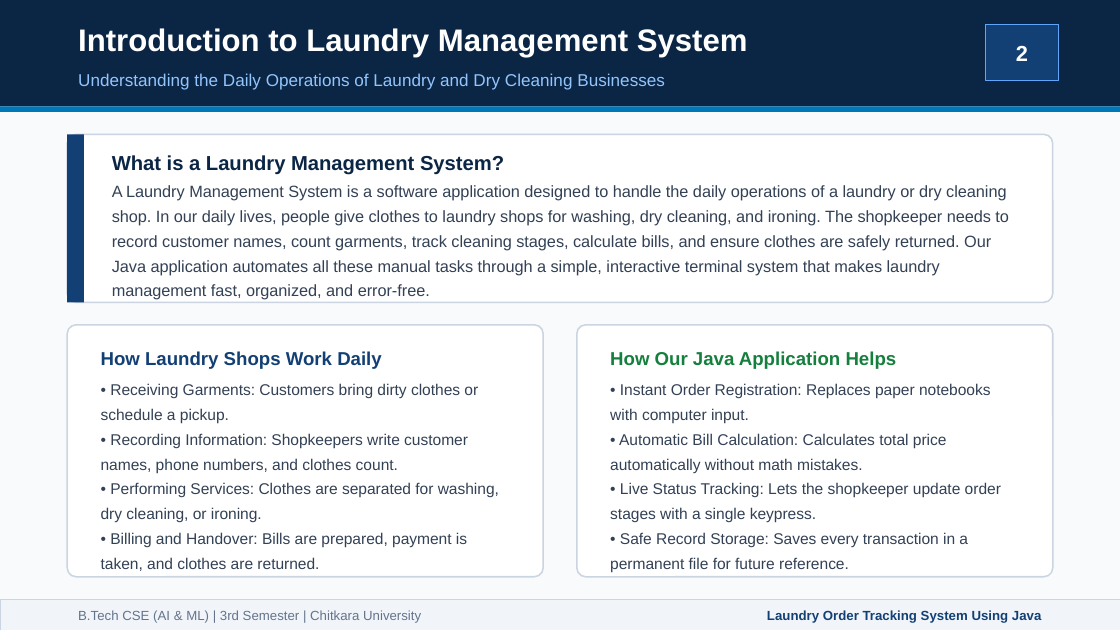
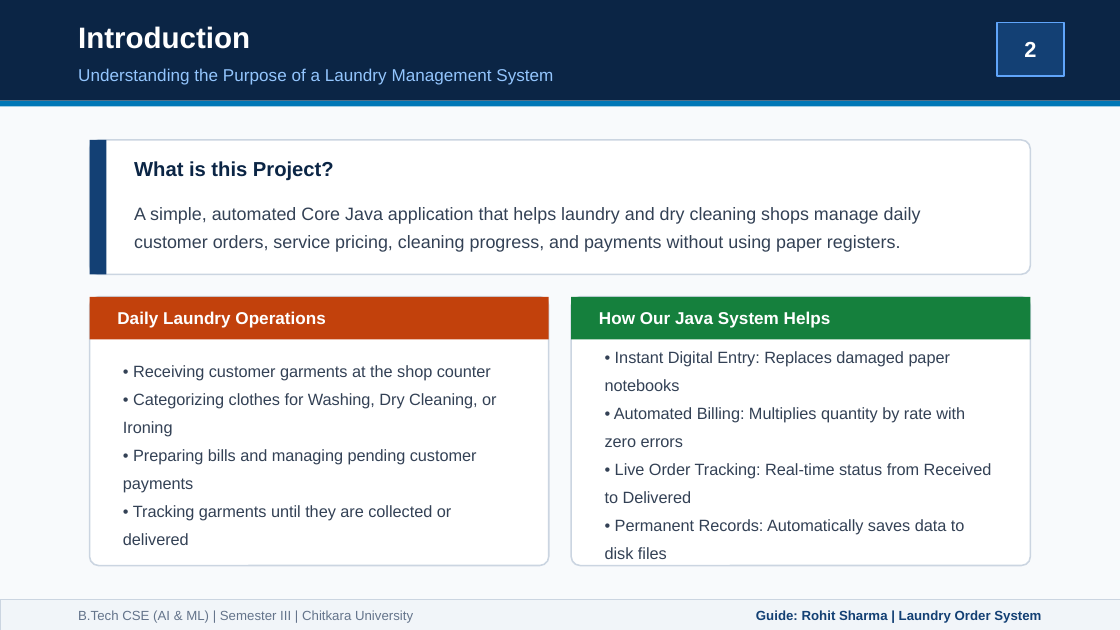
Before and after one commit to Tanmay-Arora19/Laundry-Management-System, a slide deck: slide 2 of Laundry_Management_System_Presentation.pptx. Drawn at 1120x630 pixels with LibreOffice and Linux fonts; fonts in the diff are those of the drawing. Boxes give left, top, right and bottom in pixels: in the first picture for what was removed or moved away, otherwise in the second. Text is boxed around its words. In the diff, an @@ line names an element or a change of style, - is before the commit and + after.

Commit message:
Compress presentation content, add exact team member details, and update faculty guide to Rohit Sharma

```diff
--- a/Laundry_Management_System_Presentation.pptx
+++ b/Laundry_Management_System_Presentation.pptx
@@ rectangle: place and size @@
-rectangle at (0, 0, 1120, 106)
+rectangle at (0, 0, 1120, 101)
@@ text at (78, 26, 250, 49): text changed; size 20 to 19 pt @@
-Introduction to Laundry Management System
+Introduction
@@ text "2": place and size @@
-text "2" at (1016, 45, 1028, 61)
+text "2" at (1024, 41, 1036, 57)
@@ rectangle: place and size @@
-rectangle at (986, 25, 1058, 81)
+rectangle at (997, 22, 1064, 76)
@@ text at (78, 68, 553, 85): text changed @@
-Understanding the Daily Operations of Laundry and Dry Cleaning Businesses
+Understanding the Purpose of a Laundry Management System
@@ rectangle: place and size @@
-rectangle at (0, 106, 1120, 112)
+rectangle at (0, 101, 1120, 106)
@@ rounded rectangle: place and size @@
-rounded rectangle at (67, 134, 1053, 302)
+rounded rectangle at (90, 140, 1030, 274)
@@ rectangle: place and size @@
-rectangle at (67, 134, 84, 302)
+rectangle at (90, 140, 106, 274)
@@ text at (134, 161, 334, 181): text changed @@
-What is a Laundry Management System?
+What is this Project?
@@ text at (134, 207, 921, 252): text changed; size 10.5 to 11.5 pt @@
-A Laundry Management System is a software application designed to handle the daily operations of a laundry or dry cleaning shop. In our daily lives, people give clothes to laundry shops for washing, dry cleaning, and ironing. The shopkeeper needs to record customer names, count garments, track cleaning stages, calculate bills, and ensure clothes are safely returned. Our Java application automates all these manual tasks through a simple, interactive terminal system that makes laundry management fast, organized, and error-free.
+A simple, automated Core Java application that helps laundry and dry cleaning shops manage daily customer orders, service pricing, cleaning progress, and payments without using paper registers.
@@ rounded rectangle: place and size @@
-rounded rectangle at (67, 325, 543, 577)
+rounded rectangle at (90, 297, 549, 566)
@@ rectangle added at (90, 297, 549, 339), fill #C2410C @@
@@ proportions changed in 3 elements at (90, 140, 1030, 274), (90, 297, 549, 566), (571, 297, 1030, 566) @@
@@ rounded rectangle: place and size @@
-rounded rectangle at (577, 325, 1053, 577)
+rounded rectangle at (571, 297, 1030, 566)
@@ rectangle added at (571, 297, 1030, 339), fill #15803D @@
@@ text added at (117, 311, 325, 328), 11 pt, text #FFFFFF, bold @@
+Daily Laundry Operations
@@ text at (599, 311, 831, 328): text changed; size 12 to 11 pt; text colour #15803D to #FFFFFF @@
-How Our Java Application Helps
+How Our Java System Helps
@@ text removed at (101, 351, 382, 369) @@
-How Laundry Shops Work Daily
@@ text added at (605, 351, 992, 559), 10.5 pt, text #334155 @@
+• Instant Digital Entry: Replaces damaged paper notebooks
+• Automated Billing: Multiplies quantity by rate with zero errors
+• Live Order Tracking: Real-time status from Received to Delivered
+• Permanent Records: Automatically saves data to disk files
@@ text at (123, 365, 496, 545): text changed; size 10 to 10.5 pt @@
-• Receiving Garments: Customers bring dirty clothes or schedule a pickup.
-• Recording Information: Shopkeepers write customer names, phone numbers, and clothes count.
-• Performing Services: Clothes are separated for washing, dry cleaning, or ironing.
-• Billing and Handover: Bills are prepared, payment is taken, and clothes are returned.
+• Receiving customer garments at the shop counter
+• Categorizing clothes for Washing, Dry Cleaning, or Ironing
+• Preparing bills and managing pending customer payments
+• Tracking garments until they are collected or delivered
@@ text removed at (610, 383, 1001, 572) @@
-• Instant Order Registration: Replaces paper notebooks with computer input.
-• Automatic Bill Calculation: Calculates total price automatically without math mistakes.
-• Live Status Tracking: Lets the shopkeeper update order stages with a single keypress.
-• Safe Record Storage: Saves every transaction in a permanent file for future reference.
@@ text at (78, 610, 413, 623): text changed @@
-B.Tech CSE (AI & ML) | 3rd Semester | Chitkara University
+B.Tech CSE (AI & ML) | Semester III | Chitkara University
@@ text at (756, 610, 1041, 623): text changed @@
-Laundry Order Tracking System Using Java
+Guide: Rohit Sharma | Laundry Order System
```
Also in this commit, not shown: 17 other slides changed, 2 slides added, 2 slides removed, 2 other files.
